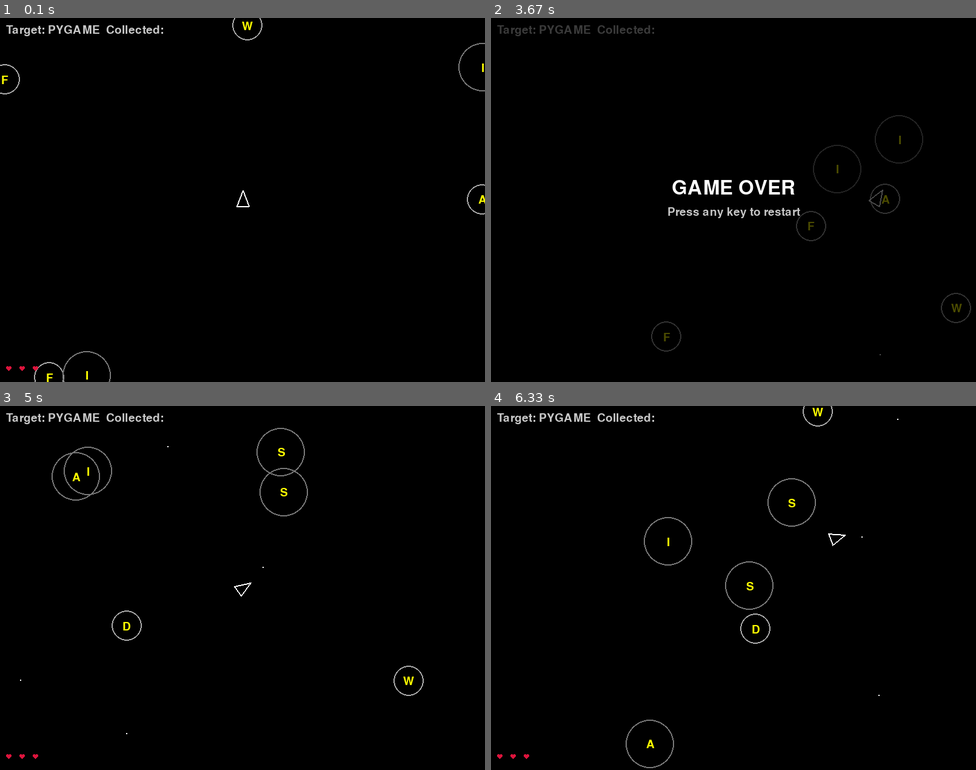
Above: before the commit, frames 1-4 (two rows, left to right).
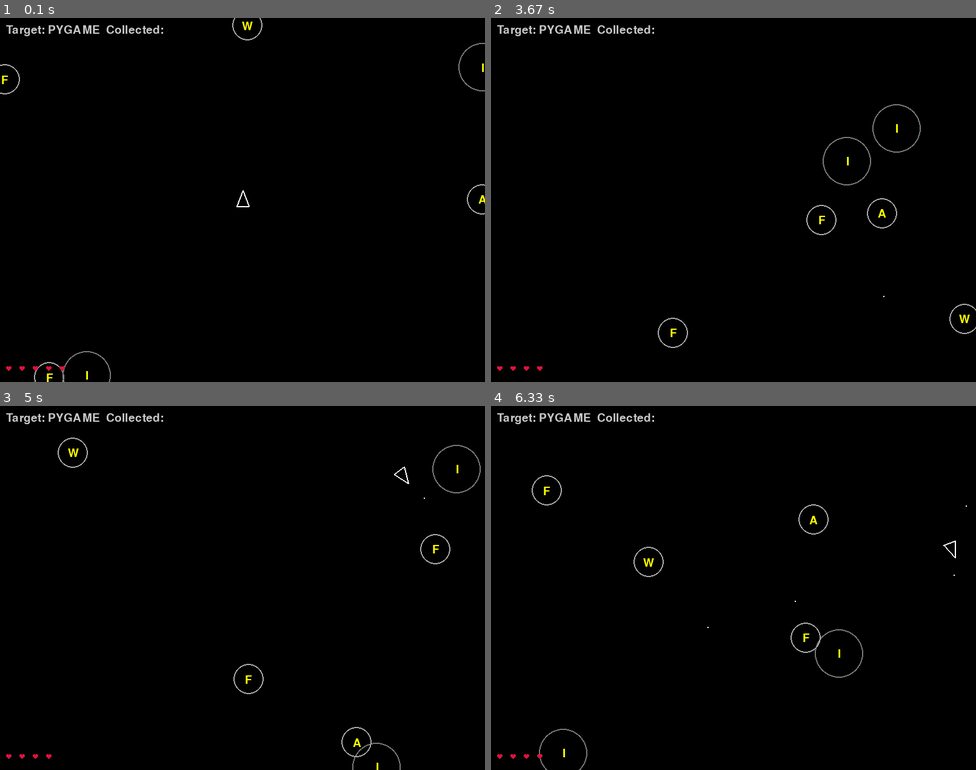
Above: after the commit, the same moments.

Repository: parenteaun/asteroids-spelling-pygame
Game: pygame game, started from game.py
Two runs of this game, one before a commit and one after it. Both use one fixed random seed, a clock stepped at 60 frames per second and the inputs below.
Inputs:
- Up to frame 1 (0.1 s): no input
- Up to frame 2 (3.67 s): tap Space at 0.33, 0.73, 1.03, 1.23, 1.57, 1.87, 2.07, 2.37, 2.63, 2.93, 3.07, 3.47 s; hold Right 0.67-1.13 s; hold Up 1.17-1.47 s; hold Right 1.5-1.97 s; hold Left 2-2.53 s; hold Left 2.57-2.97 s; hold Up 3-3.37 s; hold Right from 3.4 s (still down)
- Up to frame 3 (5 s): tap Space at 3.77, 4.13, 4.43, 4.63, 4.93 s; release Right at 4.03 s; hold Left 4.07-4.53 s; hold Right from 4.57 s (still down)
- Up to frame 4 (6.33 s): release Right at 5.03 s; hold Up 5.07-5.37 s; tap Space at 5.13, 5.47, 5.77, 5.97, 6.27 s; hold Right 5.4-5.87 s; hold Left from 5.9 s (still down)

The runs differ from the first frame. In frame 1, less than 0.1% of the frame differs, in the area x 9-14%, y 95-97%; in frame 2, 2.2%, in the area x 1-100%, y 2-97%; in frame 3, 1.2%; in frame 4, 1.2%.

Commit message:
fixed hearts functionality with Cursor and basic MIDIs to the game

Diff:
--- a/assets/collision.py
+++ b/assets/collision.py
@@ -28,7 +28,21 @@
 def ship_vs_asteroids(ship, asteroids):
     """Return lives_delta and asteroids (no removal on contact)."""
     lives_delta = 0
+    # Only check collisions if ship is not invincible
+    if not ship.is_invincible():
+        for ast in asteroids:
+            if ast.collide_with_point(ship.pos):
+                lives_delta -= 1
+                # Trigger invincibility when damage is taken
+                ship.take_damage()
+                break  # Only take one hit at a time
+    return lives_delta
+
+def asteroids_vs_asteroids(asteroids):
+    """Return lives_delta and asteroids (no removal on contact)."""
     for ast in asteroids:
-        if ast.collide_with_point(ship.pos):
-            lives_delta -= 1
-    return lives_delta
+        for ast2 in asteroids:
+            if ast != ast2 and ast.collide_with_point(ast2.pos):
+                ast.vel = ast.vel.reflect(ast2.vel)
+                ast2.vel = ast2.vel.reflect(ast.vel)
+    return asteroids
--- a/assets/config.py
+++ b/assets/config.py
@@ -1,5 +1,6 @@
 # assets/config.py
 SCREEN_W, SCREEN_H = 800, 600
+STARTING_LIVES = 5
 
 def wrap_position(pos):
     """Keeps a point inside the screen (wrap-around)."""
--- a/assets/hearts.py
+++ b/assets/hearts.py
@@ -13,15 +13,12 @@
     ]
 
 class Hearts:
-    def __init__(self, lives, pos):
-        self.lives = lives
+    def __init__(self, ship, pos):
+        self.ship = ship  # Reference to the ship object
         self.pos = pos  # (x, y)
-
-    def set_lives(self, n):
-        self.lives = max(0, int(n))
 
     def draw(self, surf):
         x0, y0 = self.pos
-        for i in range(self.lives):
+        for i in range(self.ship.lives):
             pts = _heart_points(x0 + i*(HEART_SIZE+8), y0, 1)
             pygame.draw.polygon(surf, HEART_COLOR, pts)
--- a/assets/ship.py
+++ b/assets/ship.py
@@ -2,7 +2,7 @@
 import pygame
 from pygame.locals import *
 import math
-from assets.config import wrap_position, SCREEN_W, SCREEN_H
+from assets.config import wrap_position, SCREEN_W, SCREEN_H, STARTING_LIVES
 from assets.bullet import Bullet
 
 SHIP_TURN_SPEED = 4       # degrees per frame
@@ -10,15 +10,19 @@
 SHIP_FRICTION   = 0.985
 SHIP_MAX_SPEED  = 6.0
 SHIP_COOLDOWN   = 12      # frames between shots
+INVINCIBILITY_DURATION = 180  # 3 seconds at 60 FPS
 
 class Ship:
-    def __init__(self, pos, lives=3):
+    def __init__(self, pos, lives=STARTING_LIVES, sound_manager=None):
         self.pos = pygame.Vector2(pos)
         self.vel = pygame.Vector2(0, 0)
         self.angle = 0  # 0 degrees points up
         self.lives = lives
         self.bullets = []
         self.cooldown = 0
+        self.invincible = False
+        self.invincibility_timer = 0
+        self.sound_manager = sound_manager
 
     def handle_input(self, keys):
         if keys[K_LEFT]:
@@ -35,6 +39,17 @@
     def shoot(self):
         self.bullets.append(Bullet(self.pos, self.angle))
         self.cooldown = SHIP_COOLDOWN
+        if self.sound_manager:
+            self.sound_manager.play_sound('shoot')
+
+    def take_damage(self):
+        """Trigger invincibility when ship takes damage."""
+        self.invincible = True
+        self.invincibility_timer = INVINCIBILITY_DURATION
+
+    def is_invincible(self):
+        """Check if ship is currently invincible."""
+        return self.invincible
 
     def update(self):
         # speed cap & friction
@@ -46,6 +61,12 @@
 
         if self.cooldown > 0:
             self.cooldown -= 1
+
+        # update invincibility timer
+        if self.invincible:
+            self.invincibility_timer -= 1
+            if self.invincibility_timer <= 0:
+                self.invincible = False
 
         # update bullets
         alive = []
@@ -63,6 +84,12 @@
         return [tip, left, right]
 
     def draw(self, surf):
-        pygame.draw.polygon(surf, (255,255,255), self.polygon(), 2)
+        # Blinking animation when invincible
+        if self.invincible and (self.invincibility_timer // 6) % 2 == 0:
+            # Skip drawing every other frame for blinking effect
+            pass
+        else:
+            pygame.draw.polygon(surf, (255,255,255), self.polygon(), 2)
+
         for b in self.bullets:
             b.draw(surf)
--- /dev/null
+++ b/assets/sounds/__init__.py
@@ -0,0 +1,2 @@
+# assets/sounds/__init__.py
+# Sound management package
--- /dev/null
+++ b/assets/sounds/sound_manager.py
@@ -0,0 +1,130 @@
+# assets/sounds/sound_manager.py
+import pygame
+import os
+from pathlib import Path
+
+class SoundManager:
+    def __init__(self):
+        """Initialize the sound manager and load all game sounds."""
+        self.sounds = {}
+        self.music_tracks = {}
+        self.sound_enabled = True
+        self.music_enabled = True
+        self.sound_volume = 0.7
+        self.music_volume = 0.5
+
+        # Initialize pygame mixer if not already done
+        if not pygame.mixer.get_init():
+            pygame.mixer.init(frequency=44100, size=-16, channels=2, buffer=512)
+
+        self.load_sounds()
+
+    def load_sounds(self):
+        """Load all sound effects and music tracks."""
+        base_path = Path(__file__).parent
+
+        # Define sound file mappings
+        sound_files = {
+            'explosion': 'explosion.wav',
+            'shoot': 'shoot.wav',
+            'collision': 'collision.wav',
+            'powerup': 'powerup.wav',
+            'game_over': 'game_over.wav',
+            'victory': 'victory.wav',
+            'asteroid_hit': 'asteroid_hit.wav',
+            'ship_hit': 'ship_hit.wav'
+        }
+
+        # Load sound effects
+        sfx_path = base_path / 'sfx'
+        for sound_name, filename in sound_files.items():
+            file_path = sfx_path / filename
+            if file_path.exists():
+                try:
+                    self.sounds[sound_name] = pygame.mixer.Sound(str(file_path))
+                    self.sounds[sound_name].set_volume(self.sound_volume)
+                except pygame.error as e:
+                    print(f"Warning: Could not load sound {filename}: {e}")
+            else:
+                print(f"Warning: Sound file not found: {file_path}")
+
+        # Define music file mappings
+        music_files = {
+            'background': 'background.wav',  # Using WAV for now
+            'menu': 'menu.wav',
+            'game_over': 'game_over.wav'
+        }
+
+        # Load music tracks
+        music_path = base_path / 'music'
+        for music_name, filename in music_files.items():
+            file_path = music_path / filename
+            if file_path.exists():
+                self.music_tracks[music_name] = str(file_path)
+            else:
+                print(f"Warning: Music file not found: {file_path}")
+
+    def play_sound(self, sound_name):
+        """Play a sound effect."""
+        if not self.sound_enabled:
+            return
+
+        if sound_name in self.sounds:
+            try:
+                self.sounds[sound_name].play()
+            except pygame.error as e:
+                print(f"Error playing sound {sound_name}: {e}")
+        else:
+            print(f"Warning: Sound '{sound_name}' not found")
+
+    def play_music(self, music_name, loops=-1):
+        """Play background music."""
+        if not self.music_enabled:
+            return
+
+        if music_name in self.music_tracks:
+            try:
+                pygame.mixer.music.load(self.music_tracks[music_name])
+                pygame.mixer.music.set_volume(self.music_volume)
+                pygame.mixer.music.play(loops)
+            except pygame.error as e:
+                print(f"Error playing music {music_name}: {e}")
+        else:
+            print(f"Warning: Music '{music_name}' not found")
+
+    def stop_music(self):
+        """Stop background music."""
+        pygame.mixer.music.stop()
+
+    def pause_music(self):
+        """Pause background music."""
+        pygame.mixer.music.pause()
+
+    def unpause_music(self):
+        """Unpause background music."""
+        pygame.mixer.music.unpause()
+
+    def set_sound_volume(self, volume):
+        """Set sound effects volume (0.0 to 1.0)."""
+        self.sound_volume = max(0.0, min(1.0, volume))
+        for sound in self.sounds.values():
+            sound.set_volume(self.sound_volume)
+
+    def set_music_volume(self, volume):
+        """Set music volume (0.0 to 1.0)."""
+        self.music_volume = max(0.0, min(1.0, volume))
+        pygame.mixer.music.set_volume(self.music_volume)
+
+    def toggle_sound(self):
+        """Toggle sound effects on/off."""
+        self.sound_enabled = not self.sound_enabled
+
+    def toggle_music(self):
+        """Toggle music on/off."""
+        self.music_enabled = not self.music_enabled
+        if not self.music_enabled:
+            self.stop_music()
+
+    def cleanup(self):
+        """Clean up sound resources."""
+        pygame.mixer.quit()
--- a/game.py
+++ b/game.py
@@ -8,6 +8,7 @@
 from assets.asteroids import Asteroid
 from assets.hearts import Hearts
 from assets.collision import bullets_vs_asteroids, ship_vs_asteroids
+from assets.sounds.sound_manager import SoundManager
 from letterfrequency import build_frequency_list
 
 FPS = 60
@@ -41,8 +42,14 @@
     font = pygame.font.SysFont(None, 28)
     bigfont = pygame.font.SysFont(None, 48)
 
-    ship = Ship((SCREEN_W/2, SCREEN_H/2), lives=3)
-    hearts = Hearts(ship.lives, (10, SCREEN_H-26))
+    # Initialize sound manager
+    sound_manager = SoundManager()
+
+    ship = Ship((SCREEN_W/2, SCREEN_H/2), sound_manager=sound_manager)
+    hearts = Hearts(ship, (10, SCREEN_H-26))
+
+    # Start background music
+    sound_manager.play_music('background')
 
     target_word = "PYGAME"
     collected = ""
@@ -55,11 +62,12 @@
     while True:
         for event in pygame.event.get():
             if event.type == QUIT:
+                sound_manager.cleanup()
                 return
             if event.type == KEYDOWN and (game_over or win):
                 # restart
-                ship = Ship((SCREEN_W/2, SCREEN_H/2), lives=3)
-                hearts = Hearts(ship.lives, (10, SCREEN_H-26))
+                ship = Ship((SCREEN_W/2, SCREEN_H/2), sound_manager=sound_manager)
+                hearts = Hearts(ship, (10, SCREEN_H-26))
                 collected = ""
                 asteroids = spawn_asteroids(field_letters, 6)
                 game_over = False
@@ -74,15 +82,18 @@
             letters, asteroids = bullets_vs_asteroids(ship, asteroids)
             for L in letters:
                 collected += L
+                sound_manager.play_sound('asteroid_hit')  # Play hit sound
                 if all(ch in collected for ch in target_word):
+                    sound_manager.play_sound('victory')  # Play victory sound
                     win = True
 
             # ship hits
             lives_delta = ship_vs_asteroids(ship, asteroids)
             if lives_delta < 0:
                 ship.lives += lives_delta
-                hearts.set_lives(ship.lives)
+                sound_manager.play_sound('ship_hit')  # Play ship hit sound
                 if ship.lives <= 0:
+                    sound_manager.play_sound('game_over')  # Play game over sound
                     game_over = True
 
             # update asteroids
--- /dev/null
+++ b/generate_test_sounds.py
@@ -0,0 +1,108 @@
+#!/usr/bin/env python3
+"""
+Generate simple test sound files for the asteroids game.
+This script creates basic sine wave sounds for testing purposes.
+"""
+
+import numpy as np
+import wave
+import struct
+import os
+from pathlib import Path
+
+def generate_sine_wave(frequency, duration, sample_rate=44100, amplitude=0.3):
+    """Generate a sine wave sound."""
+    t = np.linspace(0, duration, int(sample_rate * duration), False)
+    wave_data = amplitude * np.sin(2 * np.pi * frequency * t)
+    return wave_data
+
+def save_wav(filename, wave_data, sample_rate=44100):
+    """Save wave data as a WAV file."""
+    # Convert Path object to string
+    filename_str = str(filename)
+    with wave.open(filename_str, 'w') as wav_file:
+        # Set parameters
+        wav_file.setnchannels(1)  # Mono
+        wav_file.setsampwidth(2)  # 16-bit
+        wav_file.setframerate(sample_rate)
+
+        # Convert to 16-bit integers
+        wave_data = (wave_data * 32767).astype(np.int16)
+
+        # Write the data
+        wav_file.writeframes(wave_data.tobytes())
+
+def main():
+    """Generate test sound files."""
+    # Create directories if they don't exist
+    sfx_dir = Path("assets/sounds/sfx")
+    music_dir = Path("assets/sounds/music")
+
+    sfx_dir.mkdir(parents=True, exist_ok=True)
+    music_dir.mkdir(parents=True, exist_ok=True)
+
+    # Generate sound effects
+    sounds = {
+        'explosion': (100, 0.5),      # Low frequency, short duration
+        'shoot': (800, 0.1),          # High frequency, very short
+        'collision': (200, 0.3),      # Medium frequency, short
+        'powerup': (600, 0.2),        # Medium-high frequency, short
+        'game_over': (150, 1.0),      # Low frequency, longer
+        'victory': (400, 0.8),        # Medium frequency, longer
+        'asteroid_hit': (300, 0.2),   # Medium frequency, short
+        'ship_hit': (250, 0.4),       # Medium-low frequency, short
+    }
+
+    print("Generating sound effects...")
+    for sound_name, (freq, duration) in sounds.items():
+        filename = sfx_dir / f"{sound_name}.wav"
+        wave_data = generate_sine_wave(freq, duration)
+        save_wav(filename, wave_data)
+        print(f"  Created: {filename}")
+
+    # Generate background music (longer, more complex)
+    print("Generating background music...")
+
+    # Create a simple melody for background music
+    notes = [
+        (440, 0.5),  # A
+        (494, 0.5),  # B
+        (523, 0.5),  # C
+        (587, 0.5),  # D
+        (659, 0.5),  # E
+        (698, 0.5),  # F
+        (784, 0.5),  # G
+    ]
+
+    # Generate 10 seconds of music
+    sample_rate = 44100
+    total_duration = 10.0
+    music_data = np.array([])
+
+    t = 0
+    while t < total_duration:
+        for freq, duration in notes:
+            if t >= total_duration:
+                break
+            note_data = generate_sine_wave(freq, duration, sample_rate, 0.1)
+            music_data = np.concatenate([music_data, note_data])
+            t += duration
+
+    # Save as WAV (we'll use WAV for music too for simplicity)
+    music_wav = music_dir / "background.wav"
+    save_wav(music_wav, music_data)
+    print(f"  Created: {music_wav}")
+
+    # Create placeholder files for other music
+    for music_name in ['menu', 'game_over']:
+        filename = music_dir / f"{music_name}.wav"
+        wave_data = generate_sine_wave(300, 2.0, 44100, 0.2)
+        save_wav(filename, wave_data)
+        print(f"  Created: {filename}")
+
+    print("\nTest sound files generated successfully!")
+    print("Note: These are simple sine wave sounds for testing.")
+    print("Replace them with proper sound effects and music for the final game.")
+
+if __name__ == "__main__":
+    main()
Not shown, changed: README.md
Not shown, added: assets/sounds/music/README.md
Not shown, added: assets/sounds/sfx/README.md
Not shown, added: assets/sounds/music/background.wav
Not shown, added: assets/sounds/music/game_over.wav
Not shown, added: assets/sounds/music/menu.wav
Not shown, added: assets/sounds/sfx/asteroid_hit.wav
Not shown, added: assets/sounds/sfx/collision.wav
Not shown, added: assets/sounds/sfx/explosion.wav
Not shown, added: assets/sounds/sfx/game_over.wav
Not shown, added: assets/sounds/sfx/powerup.wav
Not shown, added: assets/sounds/sfx/ship_hit.wav
(and 3 more such lines)
